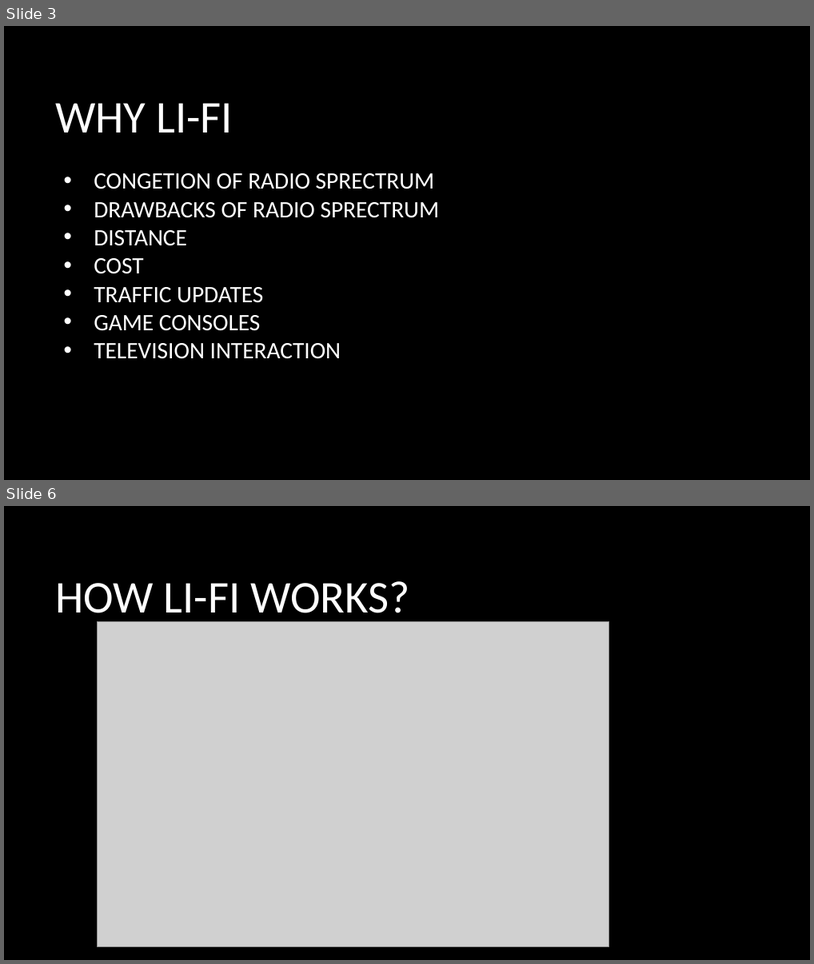
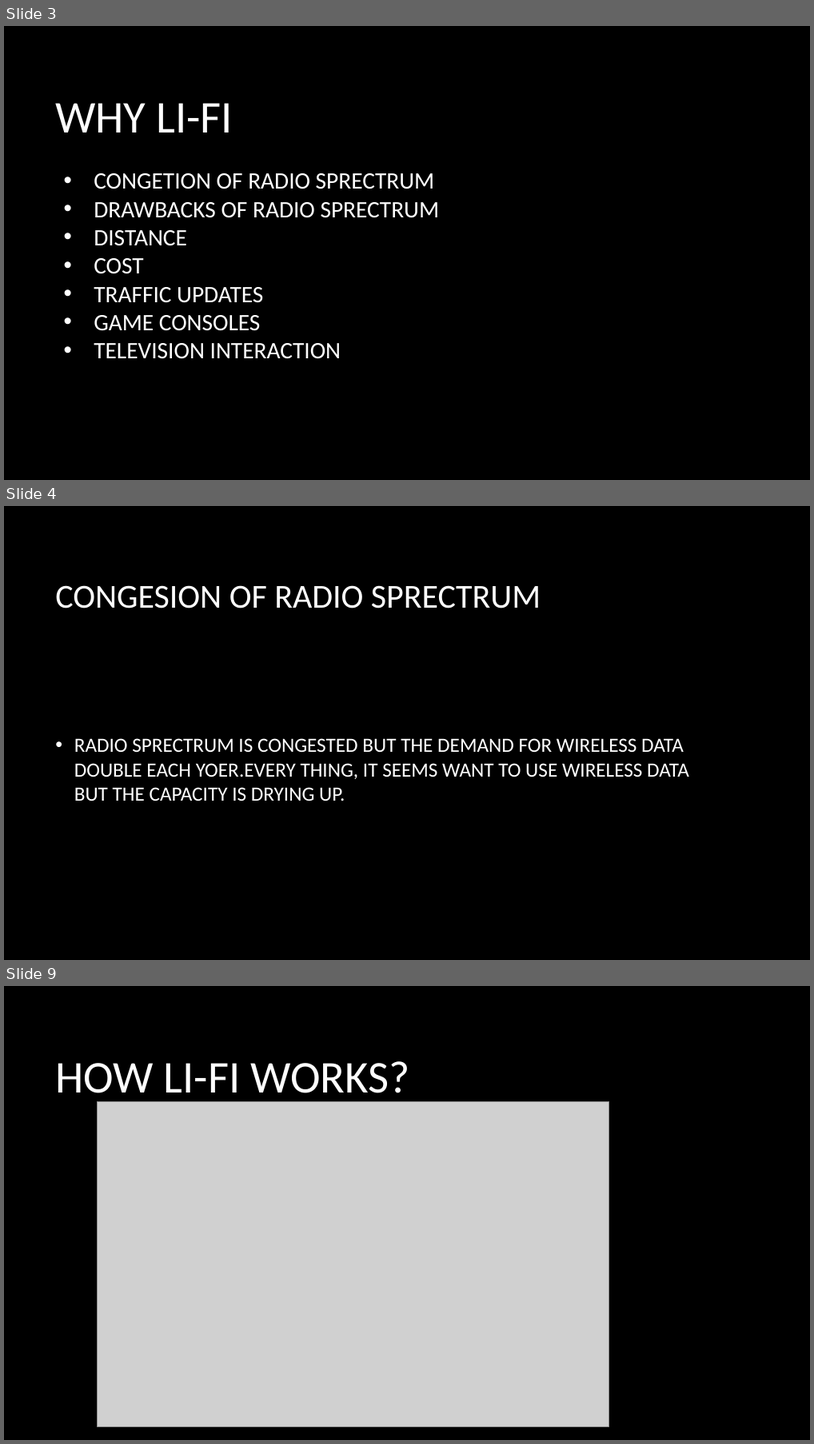
Before and after one commit to dedebanu/LIFI, a slide deck: VERSION CONTROL SYSTEM USING GIT.pptx. Shown one above the other, each under a label of ours: slides 3 and 6 before the commit, slides 3, 4 and 9 after it; the slides between them are not shown. The pictures are 814x964 and 814x1444 pixels, drawn with LibreOffice and Linux fonts; fonts in the diff are those of the drawing; grey boxes stand for pictures; background and template pictures are left out. Boxes give left, top, right and bottom in pixels: in the first picture for what was removed or moved away, otherwise in the second. Text is boxed around its words. In the diff, an @@ line names an element or a change of style, - is before the commit and + after.

```diff
--- a/VERSION CONTROL SYSTEM USING GIT.pptx
+++ b/VERSION CONTROL SYSTEM USING GIT.pptx
@@ slide 4 added at (x1=4, y1=506, x2=810, y2=960), background picture (left out) @@
@@ title added at (x1=55, y1=585, x2=541, y2=608), 40 pt, text #FFFFFF @@
+CONGESION OF RADIO SPRECTRUM
@@ text added at (x1=74, y1=738, x2=690, y2=801), 24 pt, text #FFFFFF @@
+• RADIO SPRECTRUM IS CONGESTED BUT THE DEMAND FOR WIRELESS DATA DOUBLE EACH YOER.EVERY THING, IT SEEMS WANT TO USE WIRELESS DATA BUT THE CAPACITY IS DRYING UP.
@@ what was slide 6 is now slide 9 @@
```
Also in this commit, not shown: 8 slides changed, 13 other slides added, 1 slide removed.
